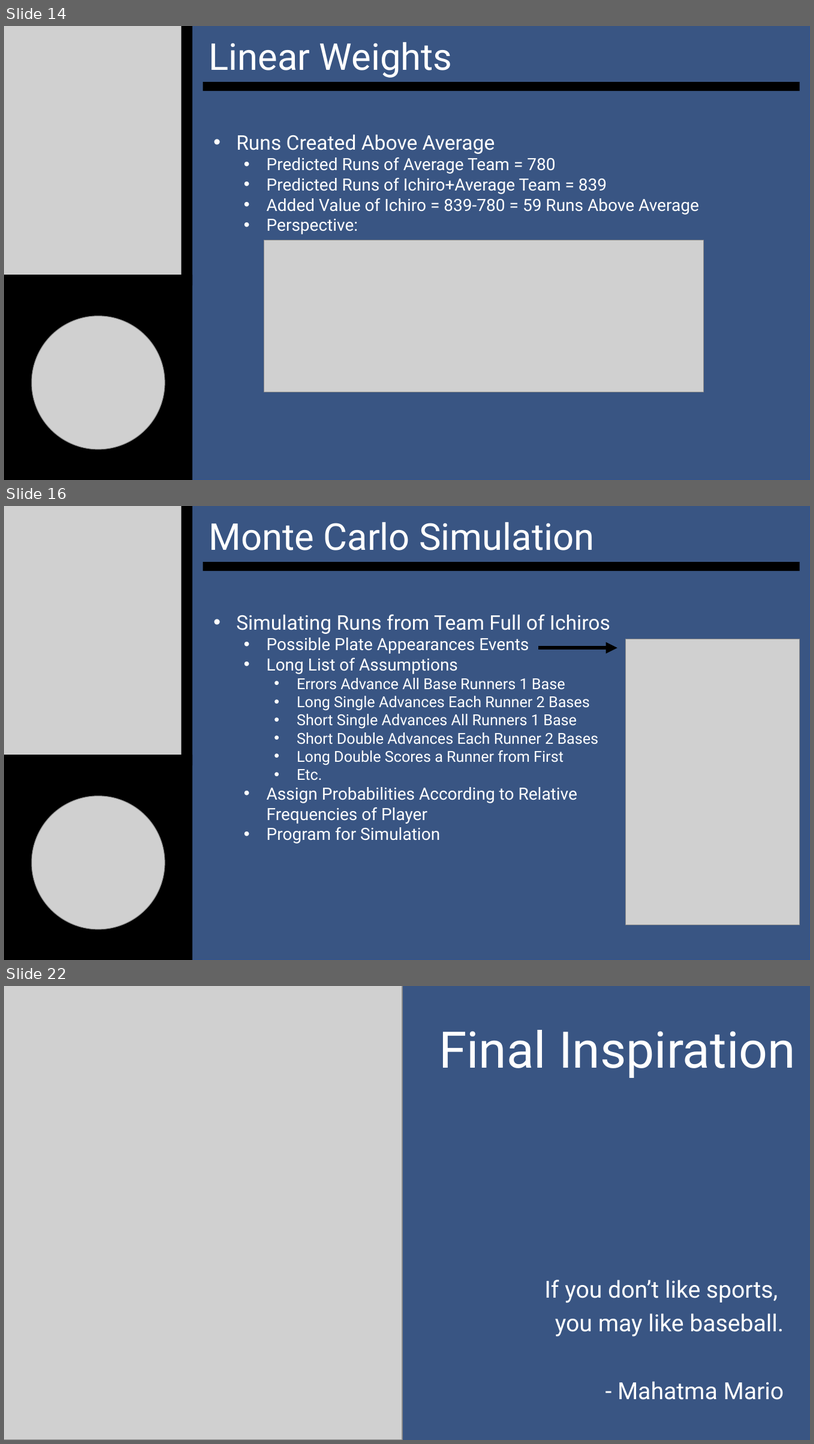
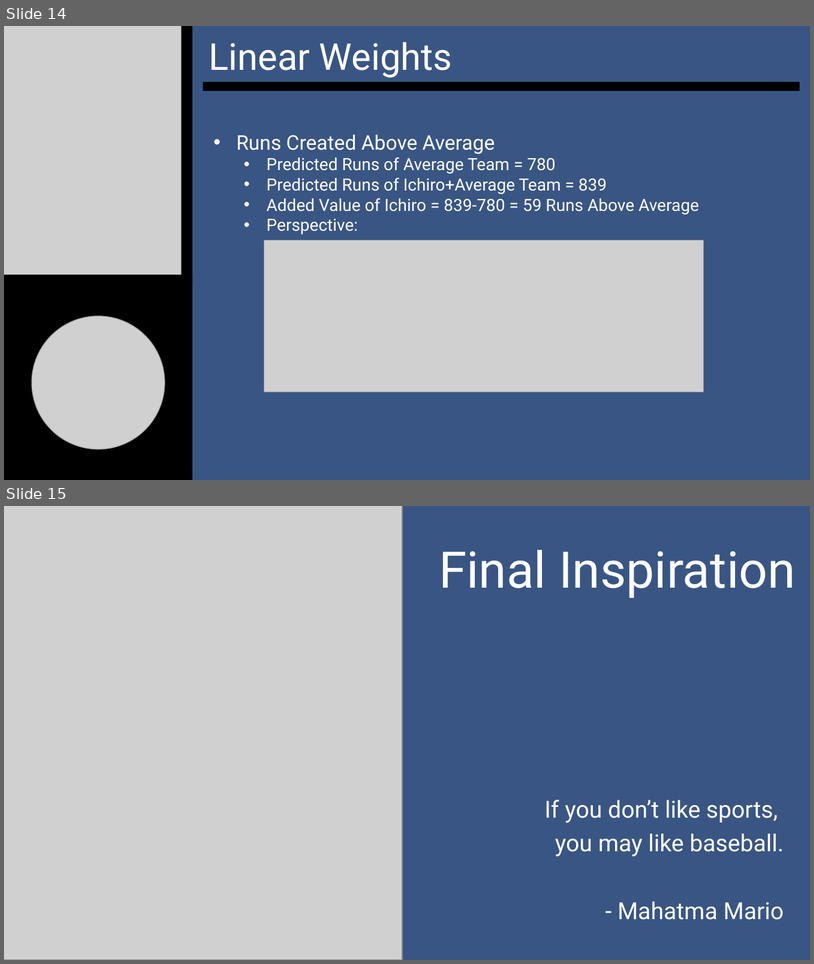
Before and after one commit to SuperMarioGiacomazzo/STOR390_WEBSITE, a slide deck: Slides/Baseball 3/Baseball_3_Lecture.pptx. Shown one above the other, each under a label of ours: slides 14, 16 and 22 before the commit, slides 14 and 15 after it; the slides between them are not shown. The pictures are 814x1444 and 814x964 pixels, drawn with LibreOffice and Linux fonts; fonts in the diff are those of the drawing; grey boxes stand for pictures. Boxes give left, top, right and bottom in pixels: in the first picture for what was removed or moved away, otherwise in the second. Text is boxed around its words. In the diff, an @@ line names an element or a change of style, - is before the commit and + after.

```diff
--- a/Slides/Baseball 3/Baseball_3_Lecture.pptx
+++ b/Slides/Baseball 3/Baseball_3_Lecture.pptx
@@ slide 16 removed at bbox=[4, 506, 810, 960], background #FFFFFF @@
@@ rectangle removed at bbox=[4, 506, 810, 960] @@
@@ picture removed at bbox=[4, 506, 182, 765] @@
@@ rectangle removed at bbox=[182, 506, 193, 765] @@
@@ subtitle removed at bbox=[209, 522, 594, 550] @@
-Monte Carlo Simulation
@@ rectangle removed at bbox=[203, 562, 800, 571] @@
@@ text removed at bbox=[236, 614, 611, 843] @@
-• Simulating Runs from Team Full of Ichiros
-  • Possible Plate Appearances Events
-  • Long List of Assumptions
-    • Errors Advance All Base Runners 1 Base
-    • Long Single Advances Each Runner 2 Bases
-    • Short Single Advances All Runners 1 Base
-    • Short Double Advances Each Runner 2 Bases
-    • Long Double Scores a Runner from First
-    • Etc.
-  • Assign Probabilities According to Relative Frequencies of Player
-  • Program for Simulation
@@ arrow removed from (539, 648) to (618, 648) @@
@@ picture removed at bbox=[626, 639, 800, 925] @@
@@ rectangle removed at bbox=[4, 754, 193, 960] @@
@@ picture removed at bbox=[32, 796, 165, 929] @@
@@ what was slide 22 is now slide 15 @@
```
Also in this commit, not shown: 6 other slides removed, 19 other files.
